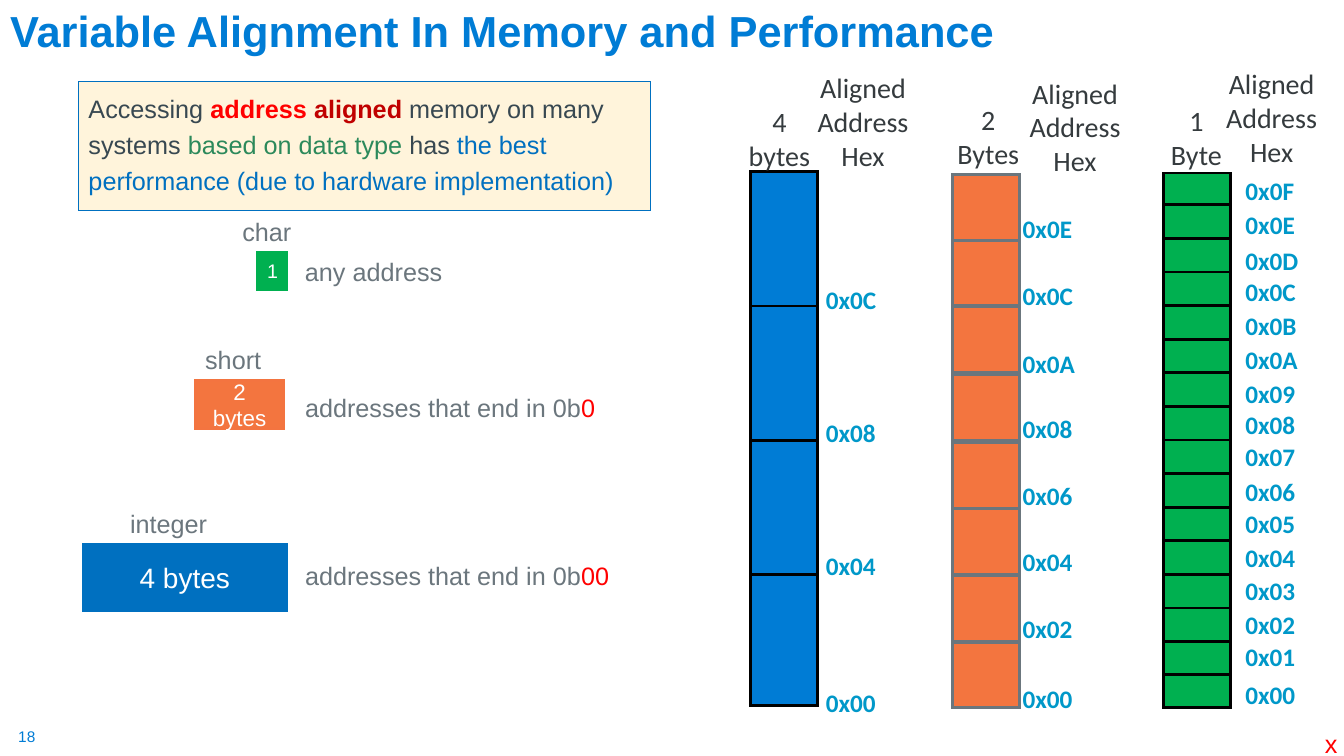
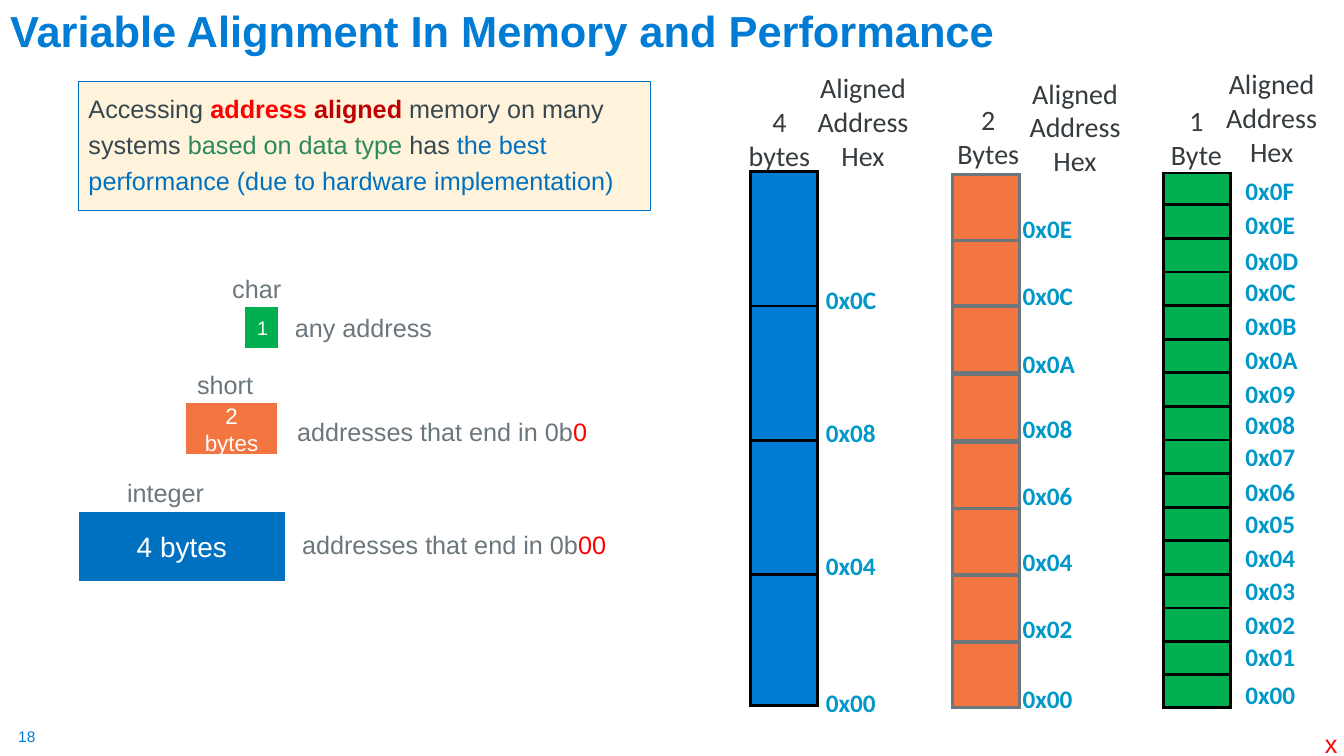
Before and after one commit to cse30-sp24/Muller-Slides, a slide deck: slide 18 of 06-Arm-Part3.pptx. Drawn at 1344x756 pixels with LibreOffice and Linux fonts; fonts in the diff are those of the drawing. Boxes give left, top, right and bottom in pixels: in the first picture for what was removed or moved away, otherwise in the second. Text is boxed around its words. In the diff, an @@ line names an element or a change of style, - is before the commit and + after.

```diff
--- a/06-Arm-Part3.pptx
+++ b/06-Arm-Part3.pptx
@@ 2 texts, 1 rectangle: place and size @@
-2 texts, 1 rectangle at [242, 223, 443, 290]
+2 texts, 1 rectangle at [232, 280, 432, 347]
@@ 2 texts, 1 rectangle: place and size @@
-2 texts, 1 rectangle at [196, 351, 595, 429]
+2 texts, 1 rectangle at [188, 376, 587, 453]
@@ 2 texts, 1 rectangle: place and size @@
-2 texts, 1 rectangle at [84, 515, 609, 610]
+2 texts, 1 rectangle at [81, 484, 606, 579]
```
Also in this commit, not shown: 1 other slide changed, 3 other files.
